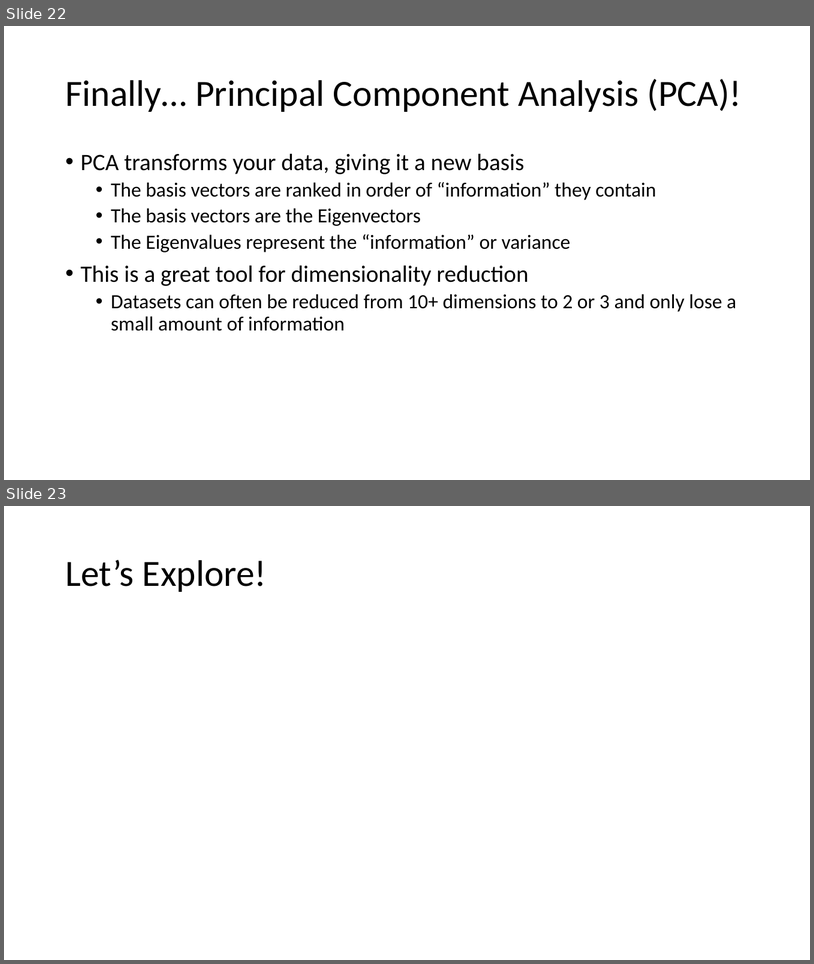
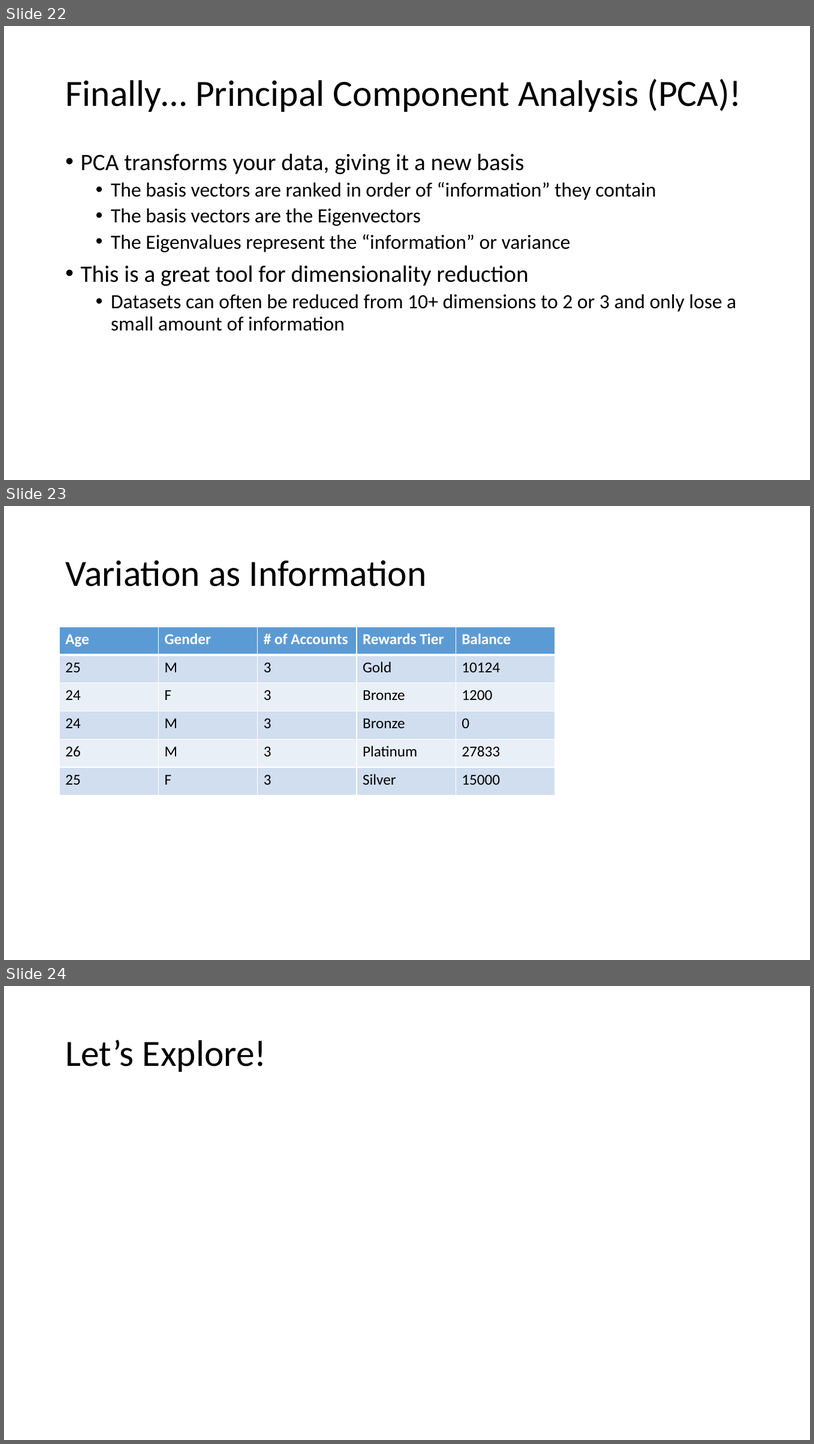
Before and after one commit to johink/PythonDS, a slide deck: Week4/Week4 Class1.pptx. Shown one above the other, each under a label of ours: slides 22 and 23 before the commit, slides 22, 23 and 24 after it. The pictures are 814x964 and 814x1444 pixels, drawn with LibreOffice and Linux fonts; fonts in the diff are those of the drawing. Boxes give left, top, right and bottom in pixels: in the first picture for what was removed or moved away, otherwise in the second. Text is boxed around its words. In the diff, an @@ line names an element or a change of style, - is before the commit and + after.

```diff
--- a/Week4/Week4 Class1.pptx
+++ b/Week4/Week4 Class1.pptx
@@ slide 23 added at (4,506,810,960), background #FFFFFF @@
@@ title added at (65,560,427,586), 44 pt, text #000000 @@
+Variation as Information
@@ table added at (60,627,556,795), 6 rows, 5 columns @@
+Age | Gender | # of Accounts | Rewards Tier | Balance
+25 | M | 3 | Gold | 10124
+24 | F | 3 | Bronze | 1200
+24 | M | 3 | Bronze | 0
+26 | M | 3 | Platinum | 27833
+25 | F | 3 | Silver | 15000
@@ what was slide 23 is now slide 24 @@
```
Also in this commit, not shown: 3 other files.
